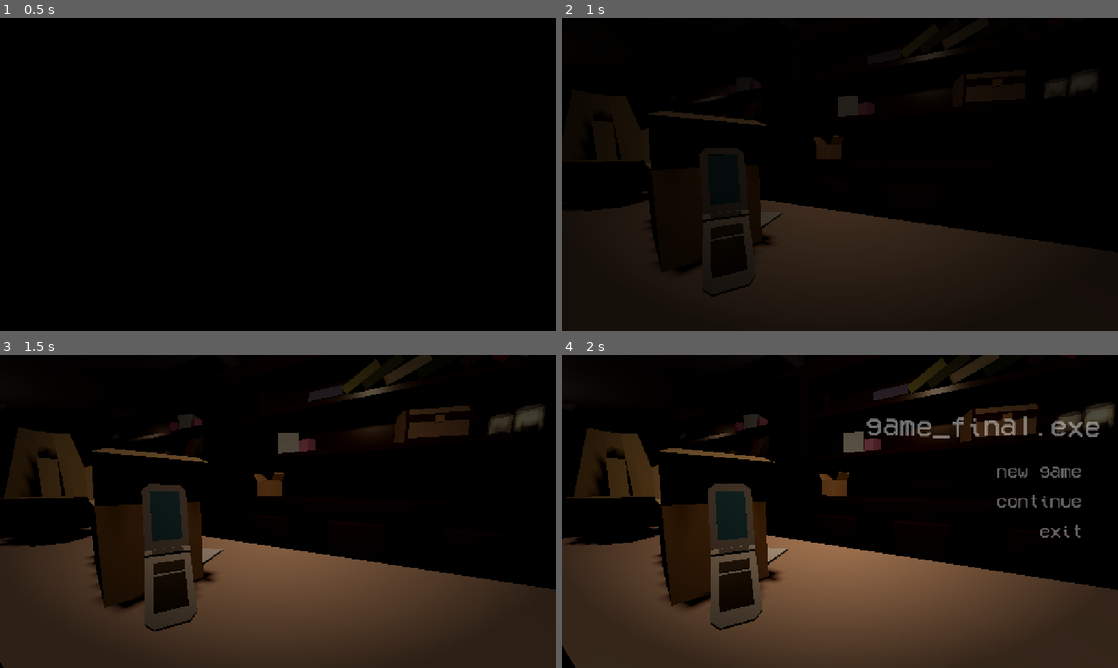
Above: before the commit, frames 1-4 (two rows, left to right).
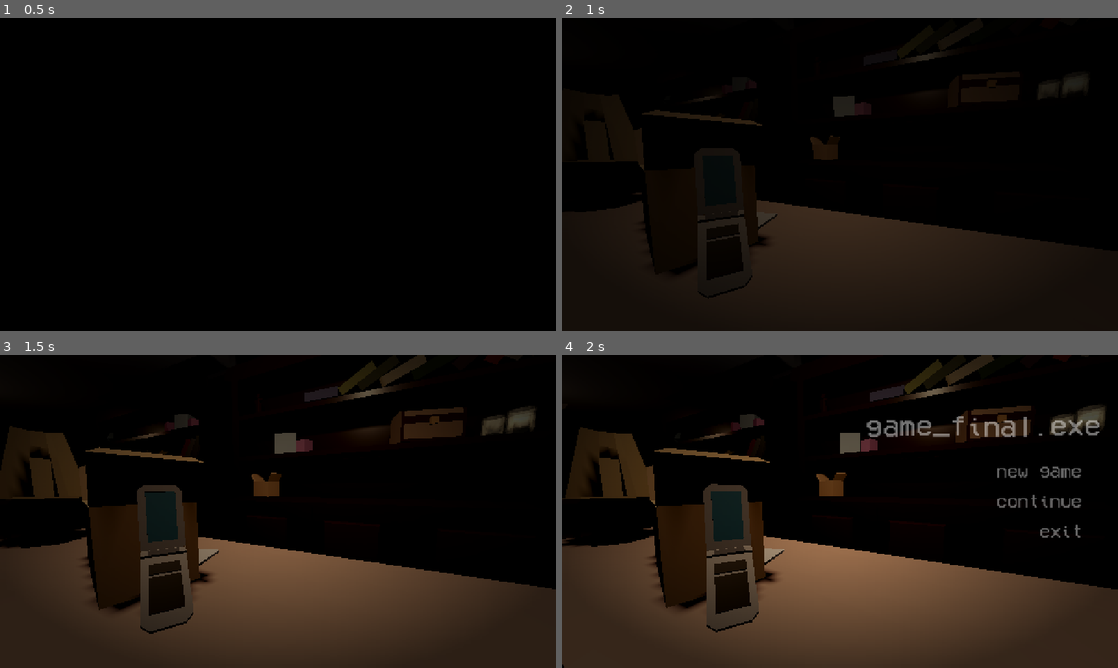
Above: after the commit, the same moments.

Repository: kaminaryu/project-found-footage
Game: Godot game, scene res://Scenes/Menu/splash_screen.tscn
The game is run twice, just before and just after one commit, with the same random seed, the same clock (stepped at 60 frames per second) and the same inputs. Before the commit the project starts from res://Scenes/Menu/main_menu.tscn. Sound files missing from this copy of the repository are replaced by a short silence.
Inputs (mouse positions are in pixels of both pictures, inside the frame that each line leads up to):
- Up to frame 1 (0.5 s): no input
- Up to frame 2 (1 s): click (1040, 133) at 0.5 s, where only the run before the commit has a clickable "new game"
- Up to frame 3 (1.5 s): tap Enter (ui_accept) at 1.25 s; move the mouse to (400, 495) at 1.27 s; hold D (move_right) from 1.28 s (still down); hold Shift (crouch) from 1.28 s (still down); click (400, 495) at 1.42 s
- Up to frame 4 (2 s): keep holding D (move_right); keep holding Shift (crouch); tap Enter (ui_accept) at 1.52 s

Frame 1 is identical in both runs. In frame 2, 1.2% of the frame differs, in the area x 3-96%, y 10-90%; in frame 3, 4.3%; in frame 4, 5.1%, in the area x 0-100%, y 0-100%.

Commit message:
Separated splash screen into its own scene.

Diff:
--- a/Scenes/Menu/main_menu.gd
+++ b/Scenes/Menu/main_menu.gd
@@ -1,24 +1,19 @@
 #Things that happens in Main Menu upon launch, including the splash screen
 
-extends Node3D
-
-@onready var opening := $UI/Opening;
-@onready var splash_screen := $UI/SplashScreen
+extends Control
 var splash_screen_finished := false;
 
 # Called when the node enters the scene tree for the first time.
 func _ready() -> void:
-	splash_screen.get_node("AnimationPlayer").animation_finished.connect(_splash_screen_end);
+	$AnimationPlayer.animation_finished.connect(_splash_screen_end);
 
 
 func _splash_screen_end(anim := 'non') -> void:
 	splash_screen_finished = true;
-	splash_screen.visible = false;
-	opening.play("opening");
+	get_tree().change_scene_to_file("res://Scenes/Menu/main_menu.tscn");
 
 func _input(event: InputEvent) -> void:
 	if event is InputEventMouseButton and event.is_pressed() and !splash_screen_finished:
-		splash_screen.get_node("AnimationPlayer").stop();
 		_splash_screen_end();
 
 # Called every frame. 'delta' is the elapsed time since the previous frame.
--- a/Scenes/Menu/main_menu.tscn
+++ b/Scenes/Menu/main_menu.tscn
@@ -1,6 +1,5 @@
 [gd_scene format=4 uid="uid://sdm4yfj3wgm2"]
 
-[ext_resource type="Script" uid="uid://ckm2eaumxkg3n" path="res://Scenes/Menu/main_menu.gd" id="1_3ko7u"]
 [ext_resource type="PackedScene" uid="uid://bgeml13xugend" path="res://Scenes/Main/scaryroom.scn" id="1_l6cm7"]
 [ext_resource type="Script" uid="uid://l6wfdhsh35m5" path="res://Scenes/Menu/main_menu_camera.gd" id="2_vmek6"]
 [ext_resource type="FontFile" uid="uid://bldyuen4eb8l2" path="res://Assets/Fonts/VCR_OSD_MONO_1.001.ttf" id="3_7jtkx"]
@@ -11,7 +10,6 @@
 [ext_resource type="Script" uid="uid://byaclsgcotlqi" path="res://Scenes/Menu/continue_button.gd" id="6_w1xia"]
 [ext_resource type="Script" uid="uid://b8uivajxtj187" path="res://Objects/Mechanism/Phone/flip_phone.gd" id="7_1di0l"]
 [ext_resource type="Material" uid="uid://rhc1pyuphad" path="res://Assets/Shaders/interactable_highlight.tres" id="8_w1xia"]
-[ext_resource type="PackedScene" uid="uid://brqscmg7p4w07" path="res://Scenes/Menu/splash_screen.tscn" id="9_jqrnd"]
 [ext_resource type="AudioStream" uid="uid://cs3bjwxdb4rbv" path="res://Assets/Audios/Musics/a chipped reed - Gentle Groove.mp3" id="11_nbh3q"]
 
 [sub_resource type="StandardMaterial3D" id="StandardMaterial3D_v7thv"]
@@ -403,7 +401,6 @@
 size = Vector3(0.3, 0.2, 0.3)
 
 [node name="MainMenu" type="Node3D" unique_id=1174019499]
-script = ExtResource("1_3ko7u")
 
 [node name="scaryroom" parent="." unique_id=1464608254 instance=ExtResource("1_l6cm7")]
 
@@ -492,8 +489,7 @@
 
 [node name="Opening" type="AnimationPlayer" parent="UI" unique_id=12984631]
 libraries/ = SubResource("AnimationLibrary_pn3xf")
-
-[node name="SplashScreen" parent="UI" unique_id=1949489344 instance=ExtResource("9_jqrnd")]
+autoplay = &"opening"
 
 [node name="CanvasLayer" type="CanvasLayer" parent="." unique_id=1494729830]
 
--- a/Scenes/Menu/splash_screen.tscn
+++ b/Scenes/Menu/splash_screen.tscn
@@ -1,5 +1,6 @@
 [gd_scene format=3 uid="uid://brqscmg7p4w07"]
 
+[ext_resource type="Script" uid="uid://ckm2eaumxkg3n" path="res://Scenes/Menu/main_menu.gd" id="1_aqd3c"]
 [ext_resource type="Texture2D" uid="uid://kxrol86mirp7" path="res://Assets/UI/Menu/halfhouse_1.png" id="1_le4d4"]
 [ext_resource type="Texture2D" uid="uid://dl3qa32ku311k" path="res://Assets/UI/Menu/halfhouselogo.png" id="2_aqd3c"]
 [ext_resource type="Texture2D" uid="uid://idak27w88c45" path="res://Assets/UI/Menu/halfhouse_2.png" id="4_38oju"]
@@ -268,6 +269,7 @@
 anchor_bottom = 1.0
 grow_horizontal = 2
 grow_vertical = 2
+script = ExtResource("1_aqd3c")
 
 [node name="BG" type="Panel" parent="." unique_id=1595068258]
 layout_mode = 1
--- a/project.godot
+++ b/project.godot
@@ -11,7 +11,7 @@
 [application]
 
 config/name="Project: Found Footage"
-run/main_scene="uid://sdm4yfj3wgm2"
+run/main_scene="uid://brqscmg7p4w07"
 config/features=PackedStringArray("4.7", "Forward Plus")
 config/icon="res://icon.svg"
 
